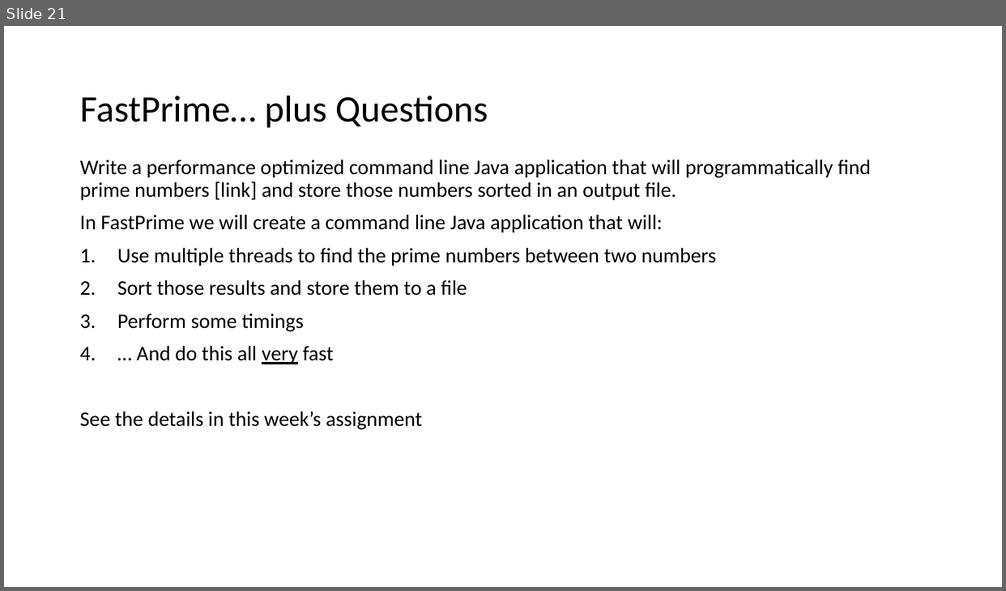
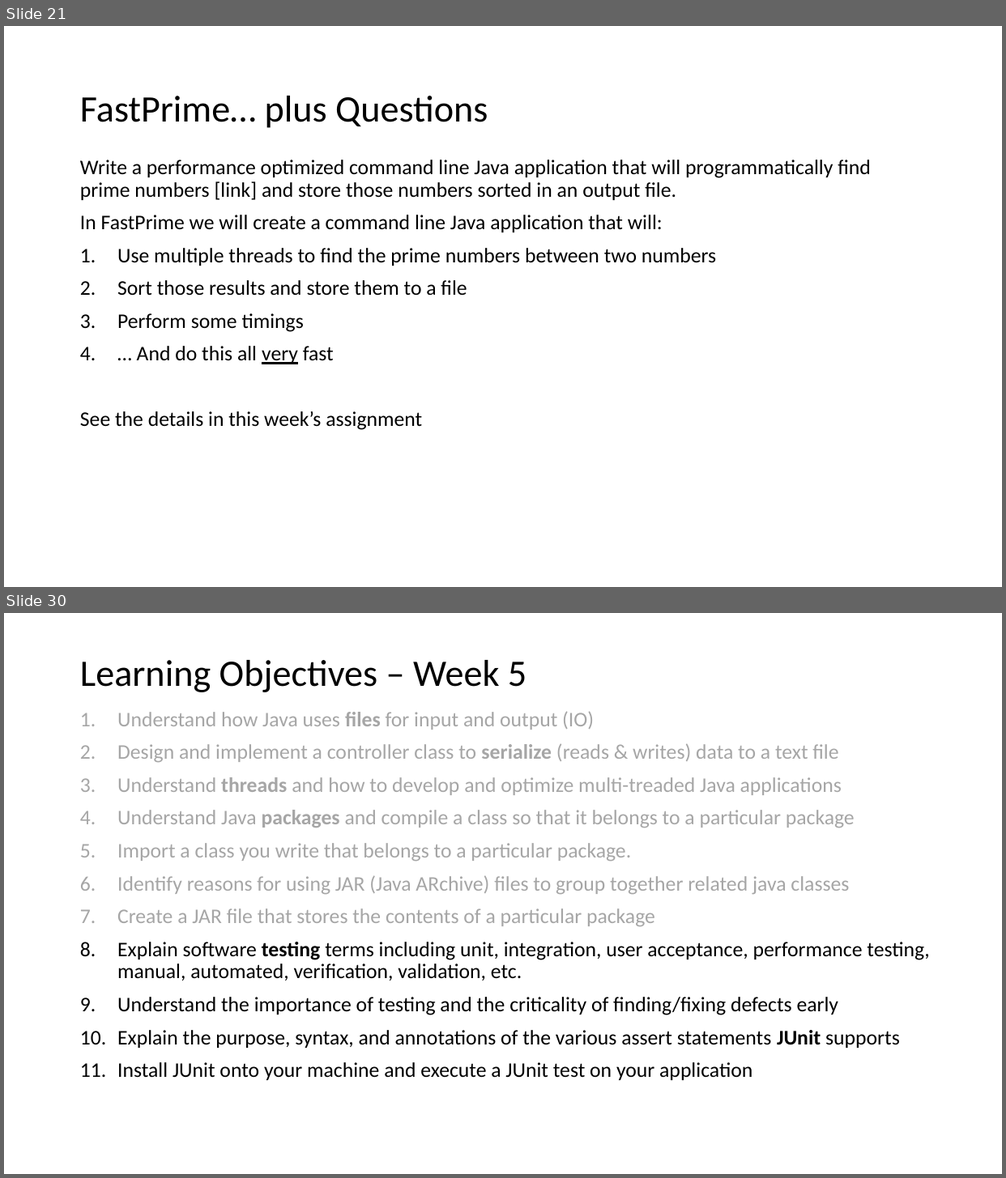
Before and after one commit to EricJPogue/www-epogue-info, a slide deck: CPSC-24500/Week05/2017SpringW05Slides.pptx. Shown one above the other, each under a label of ours: slide 21 before the commit, slides 21 and 30 after it; the slides between them are not shown. The pictures are 1006x591 and 1006x1178 pixels, drawn with LibreOffice and Linux fonts; fonts in the diff are those of the drawing. Boxes give left, top, right and bottom in pixels: in the first picture for what was removed or moved away, otherwise in the second. Text is boxed around its words. In the diff, an @@ line names an element or a change of style, - is before the commit and + after.

```diff
--- a/CPSC-24500/Week05/2017SpringW05Slides.pptx
+++ b/CPSC-24500/Week05/2017SpringW05Slides.pptx
@@ slide 30 added at (4, 613, 1002, 1174), background #FFFFFF @@
@@ title added at (80, 660, 526, 692), 36 pt, text #000000 @@
+Learning Objectives – Week 5
@@ text added at (117, 711, 929, 1080), 20 pt, text #A6A6A6 @@
+1. Understand how Java uses files for input and output (IO)
+2. Design and implement a controller class to serialize (reads & writes) data to a text file
+3. Understand threads and how to develop and optimize multi-treaded Java applications
+4. Understand Java packages and compile a class so that it belongs to a particular package
+5. Import a class you write that belongs to a particular package.
+6. Identify reasons for using JAR (Java ARchive) files to group together related java classes
+7. Create a JAR file that stores the contents of a particular package
+8. Explain software testing terms including unit, integration, user acceptance, performance testing, manual, automated, verification, validation, etc.
+9. Understand the importance of testing and the criticality of finding/fixing defects early
+10. Explain the purpose, syntax, and annotations of the various assert statements JUnit supports
+11. Install JUnit onto your machine and execute a JUnit test on your application
```
Also in this commit, not shown: 2 slides changed, 16 other slides added, 2 slides removed, 1 other file.
